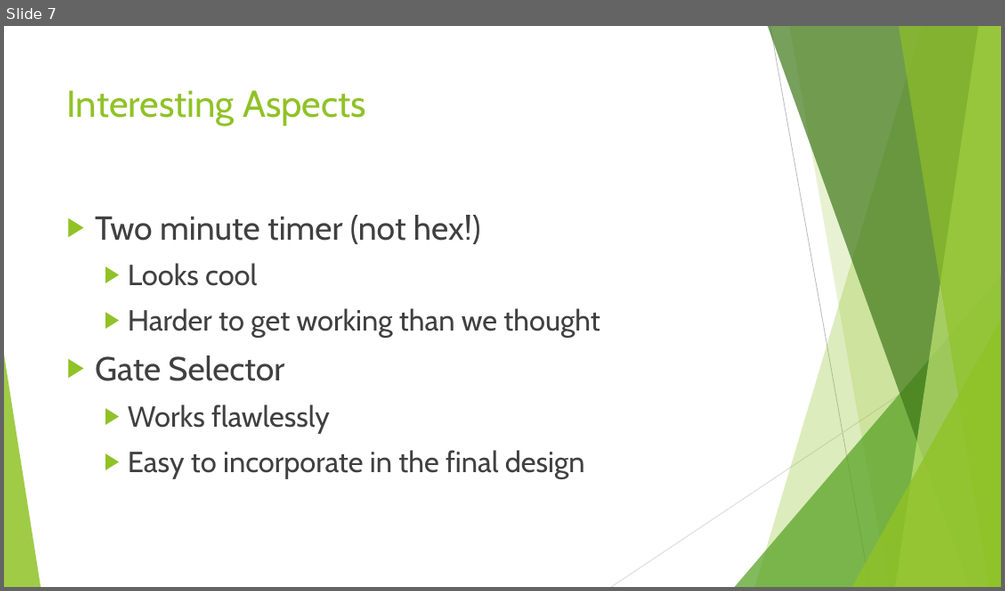
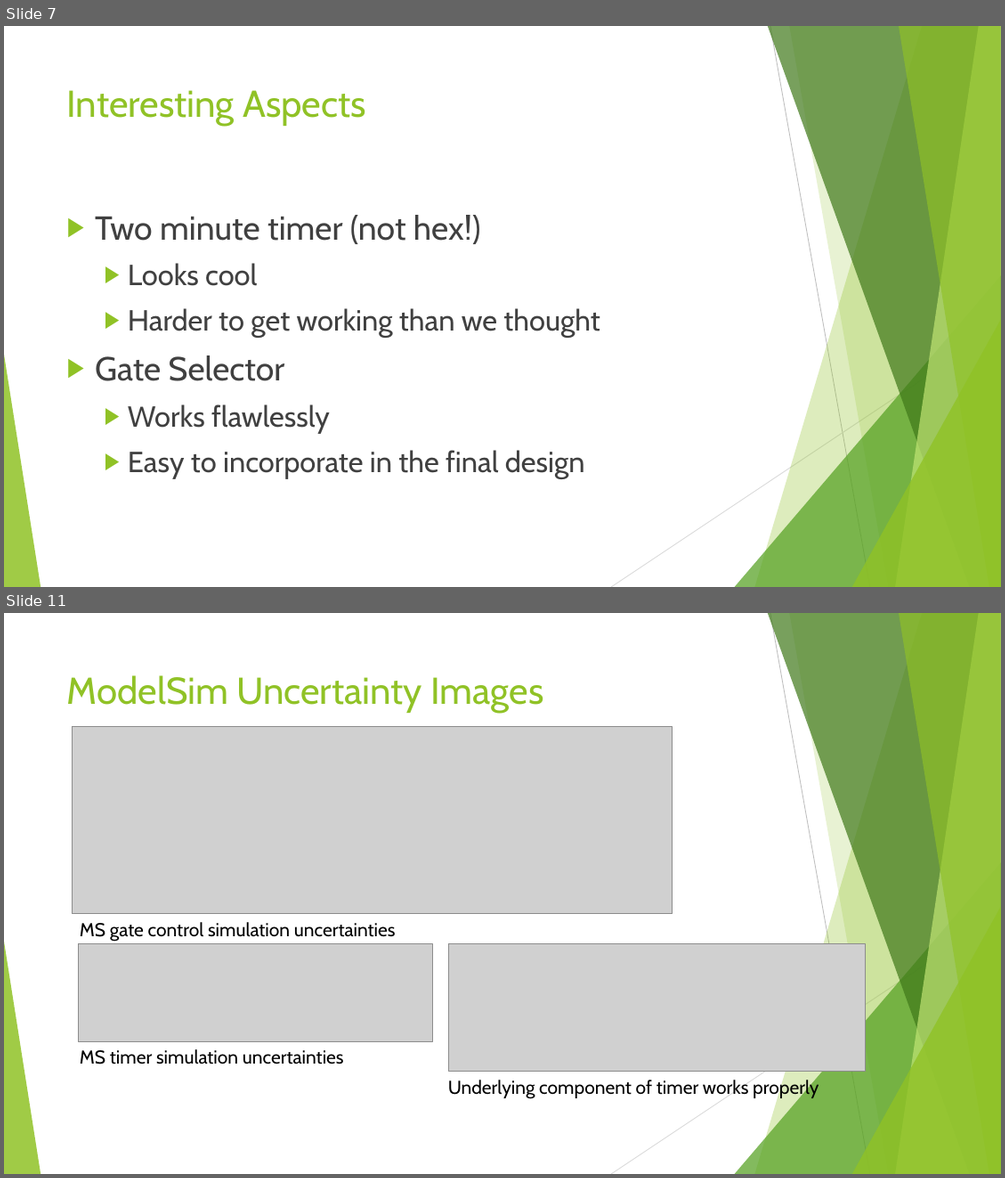
Before and after one commit to TominF6453/csc258_project, a slide deck: CSC258 Project Presentation.pptx. Shown one above the other, each under a label of ours: slide 7 before the commit, slides 7 and 11 after it; the slides between them are not shown. The pictures are 1005x591 and 1005x1178 pixels, drawn with LibreOffice and Linux fonts; fonts in the diff are those of the drawing; grey boxes stand for pictures. Boxes give left, top, right and bottom in pixels: in the first picture for what was removed or moved away, otherwise in the second. Text is boxed around its words. In the diff, an @@ line names an element or a change of style, - is before the commit and + after.

```diff
--- a/CSC258 Project Presentation.pptx
+++ b/CSC258 Project Presentation.pptx
@@ slide 11 added at <box>4,613,1001,1174</box>, background #FFFFFF; not listed: 10 template elements that a slide beside it also shows @@
@@ title added at <box>67,675,544,713</box>, 36 pt, text #90C226 @@
+ModelSim Uncertainty Images
@@ picture added at <box>72,727,672,914</box> @@
@@ text added at <box>80,922,396,941</box>, 18 pt, text #000000 @@
+MS gate control simulation uncertainties
@@ picture added at <box>79,944,432,1041</box> @@
@@ picture added at <box>448,944,865,1071</box> @@
@@ text added at <box>80,1049,344,1064</box>, 18 pt, text #000000 @@
+MS timer simulation uncertainties
@@ text added at <box>448,1078,818,1099</box>, 18 pt, text #000000 @@
+Underlying component of timer works properly
```
Also in this commit, not shown: 2 slides changed, 2 other slides added, 1 other file.
